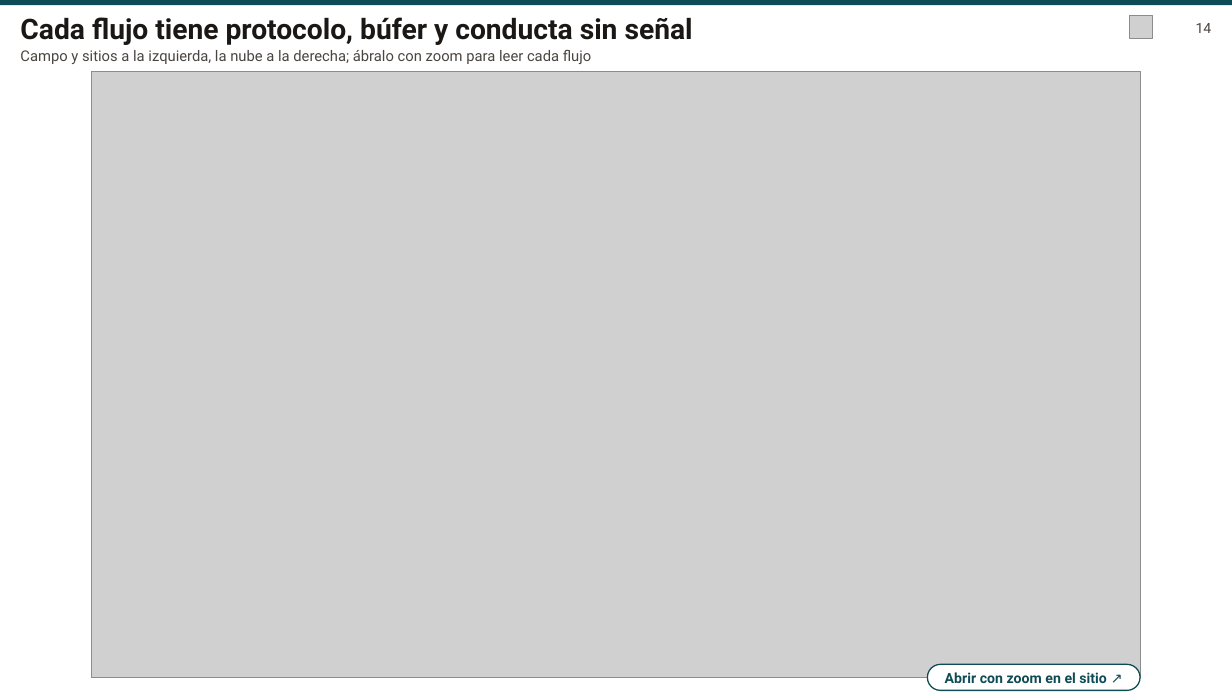
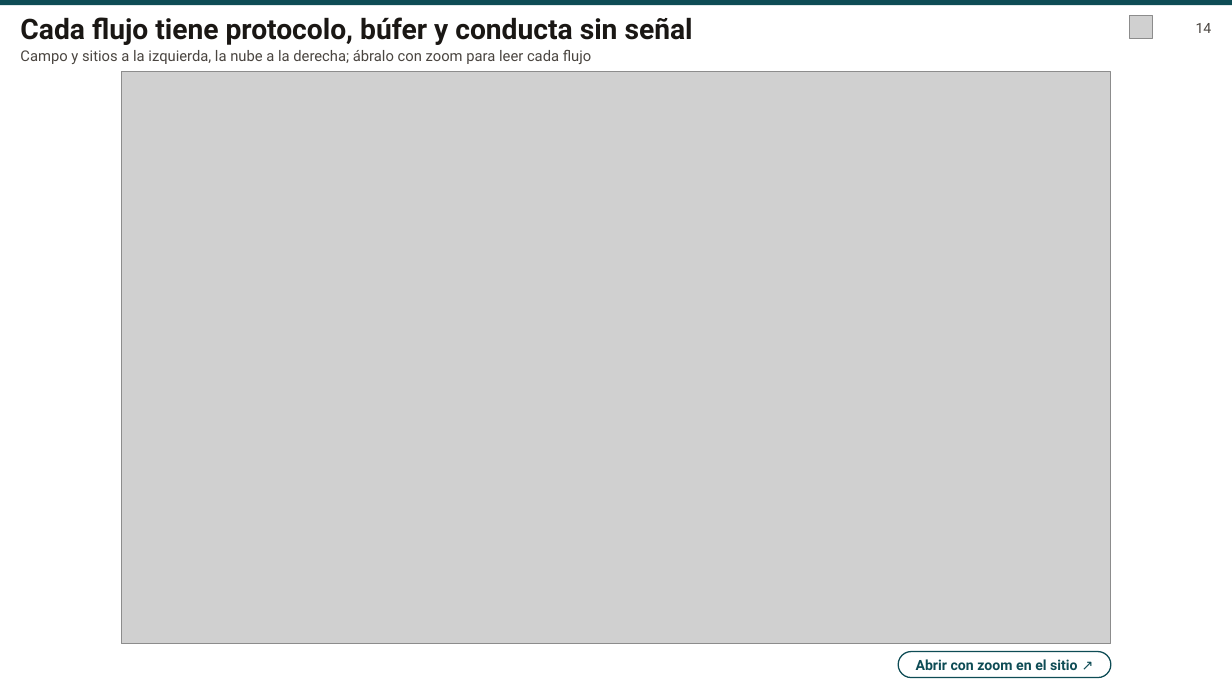
Before and after one commit to aroma-pacifico/aroma-pacifico-presentation, a slide deck: slide 14 of deck/aroma-pacifico-sustentacion.pptx. Drawn at 1232x693 pixels with LibreOffice and Linux fonts; fonts in the diff are those of the drawing; grey boxes stand for pictures. Boxes give left, top, right and bottom in pixels: in the first picture for what was removed or moved away, otherwise in the second. Text is boxed around its words. In the diff, an @@ line names an element or a change of style, - is before the commit and + after.

Commit message:
fix(design): keep the zoom link clear of diagrams
Reserve a dedicated button row (DIAGRAM_BUTTON_GAP + DIAGRAM_BUTTON_H) below DIAGRAM_BOX so the 'Abrir con zoom en el sitio' pill always sits below the diagram image without overlapping its bottom-right corner. Rebuild the deck, PDF, and 1920 px previews.

Refs aroma-pacifico/aroma-pacifico-roadmap#46

```diff
--- a/deck/aroma-pacifico-sustentacion.pptx
+++ b/deck/aroma-pacifico-sustentacion.pptx
@@ picture: place and size @@
-picture at (91, 72, 1140, 678)
+picture at (121, 72, 1111, 644)
@@ text "Abrir con zoom en el ...": place and size @@
-text "Abrir con zoom en el ..." at (945, 672, 1106, 683)
+text "Abrir con zoom en el ..." at (916, 659, 1077, 670)
@@ rounded rectangle: place and size @@
-rounded rectangle at (928, 665, 1141, 690)
+rounded rectangle at (898, 652, 1111, 677)
```
Also in this commit, not shown: 3 other slides changed, 8 other files.
